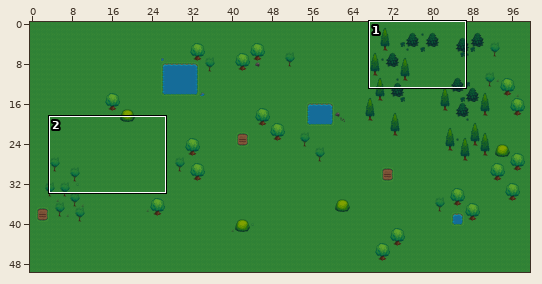
A Tiled map gets an edit: assets/Garden.tmx. The first picture is a wide view before the edit; the outline marks the close-up.
Close-up. Earlier state:
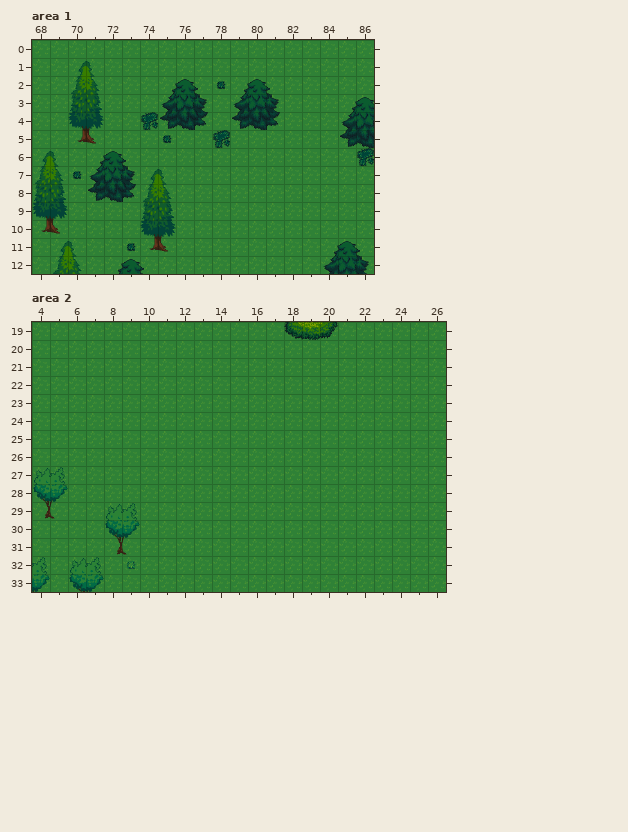
Cells are 32x32 px. Shown: area 1 x 68..86, y 0..12; area 2 x 4..26, y 19..33. The commit also changed other parts of the map, which this record leaves out.
And afterwards:
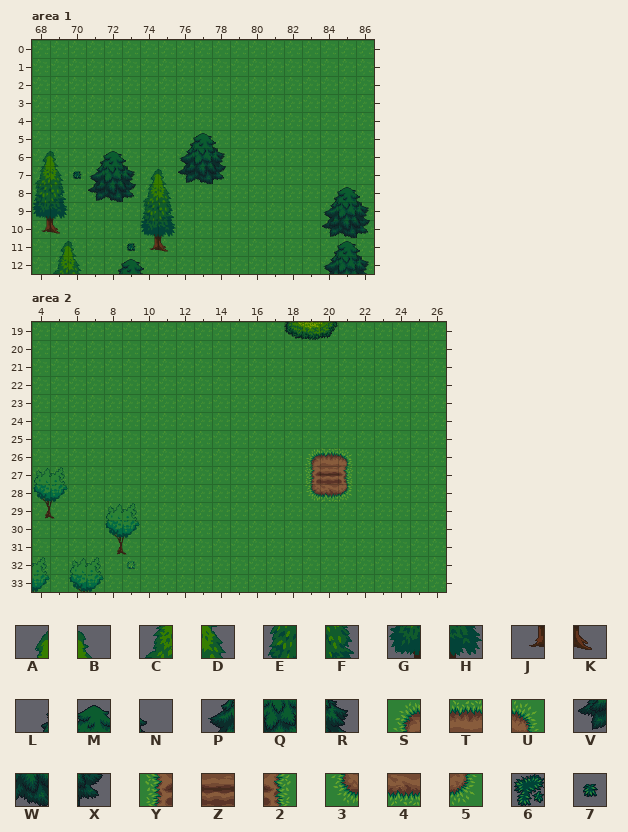
Key: from "terrain_atlas": A 30, B 31, C 62, D 63, E 94, F 95, G 126, H 127, J 158, K 159, L 504, M 505, N 506, P 536, Q 537, R 538, S 549, T 550, U 551, V 568, W 569, X 570, Y 581, Z 582, 2 583, 3 613, 4 614, 5 615, 6 774, 7 806.
_ is an empty cell.
Change:
{"where": "layer \"blockedLayer\", area 1"}
{"y":1,"x":70,"old":"AB","new":"__"}
{"y":2,"x":70,"old":"CD","new":"__"}
{"y":2,"x":75,"old":"LMN7LMN","new":"_______"}
{"y":3,"x":70,"old":"EF","new":"__"}
{"y":3,"x":75,"old":"PQR","new":"___"}
{"y":3,"x":79,"old":"PQR","new":"___"}
{"y":3,"x":85,"old":"LM","new":"__"}
{"y":4,"x":70,"old":"GH","new":"__"}
{"y":4,"x":74,"old":"6VWX","new":"____"}
{"y":4,"x":79,"old":"VWX","new":"___"}
{"y":4,"x":85,"old":"PQ","new":"__"}
{"y":5,"x":70,"old":"JK","new":"__"}
{"y":5,"x":75,"old":"7__6","new":"_LMN"}
{"y":5,"x":85,"old":"VW","new":"__"}
{"y":6,"x":76,"old":"___","new":"PQR"}
{"y":6,"x":86,"old":"6","new":"_"}
{"y":7,"x":76,"old":"___","new":"VWX"}
{"y":8,"x":84,"old":"___","new":"LMN"}
{"y":9,"x":84,"old":"___","new":"PQR"}
{"y":10,"x":84,"old":"___","new":"VWX"}
{"where": "layer \"blockedLayer\", area 2"}
{"y":26,"x":19,"old":"___","new":"STU"}
{"y":27,"x":19,"old":"___","new":"YZ2"}
{"y":28,"x":19,"old":"___","new":"345"}
{"label":"removed","picture_box":[68,61,104,144]}
{"label":"changed","picture_box":[141,79,280,184]}
{"label":"removed","picture_box":[340,97,374,166]}
{"label":"added","picture_box":[322,187,370,238]}
{"label":"added","picture_box":[303,448,356,502]}
